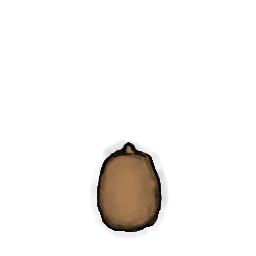
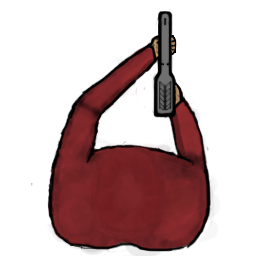
Layers edited between the first and the second (256, 256) image:
hid "Head" over 88, 139, 170, 240
showed "Body", painted on it over 31, 11, 220, 256
